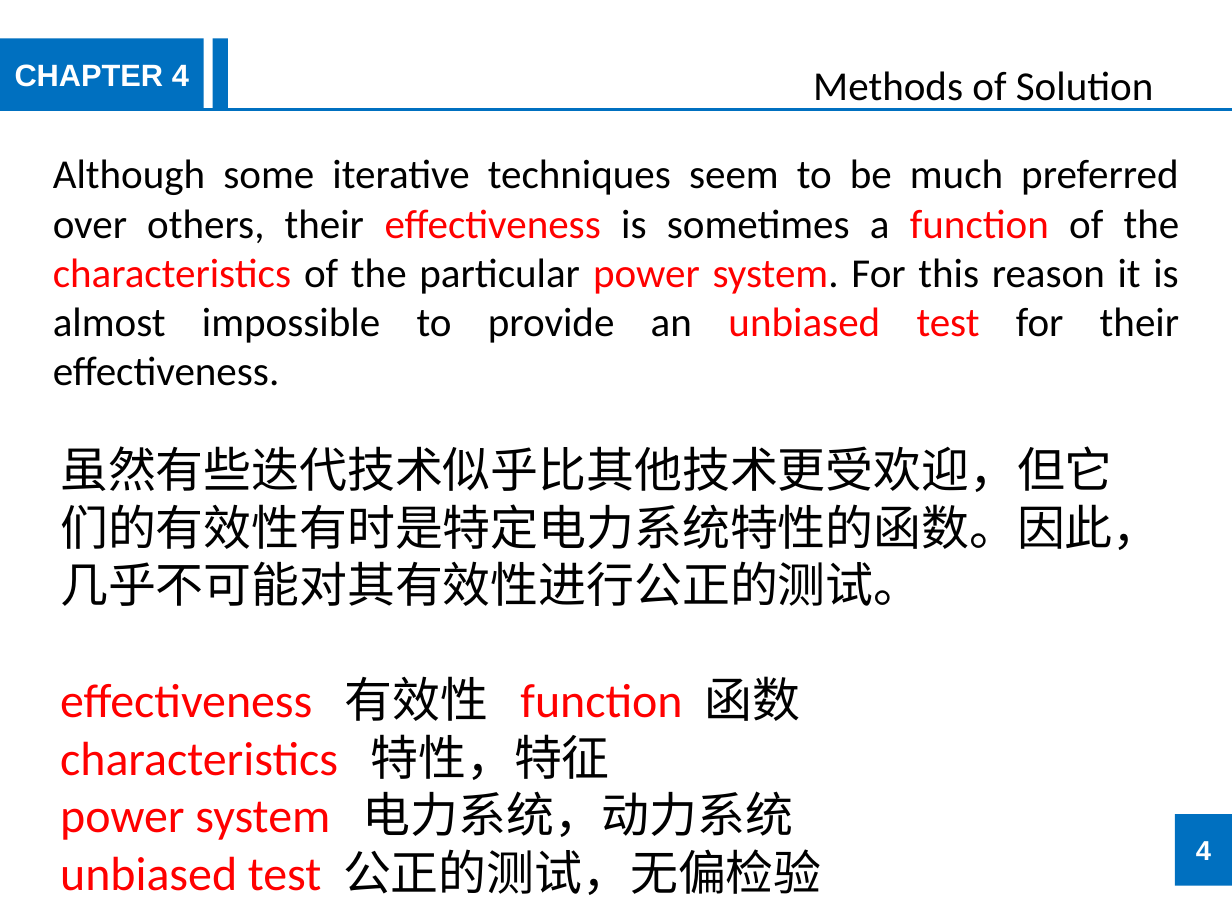
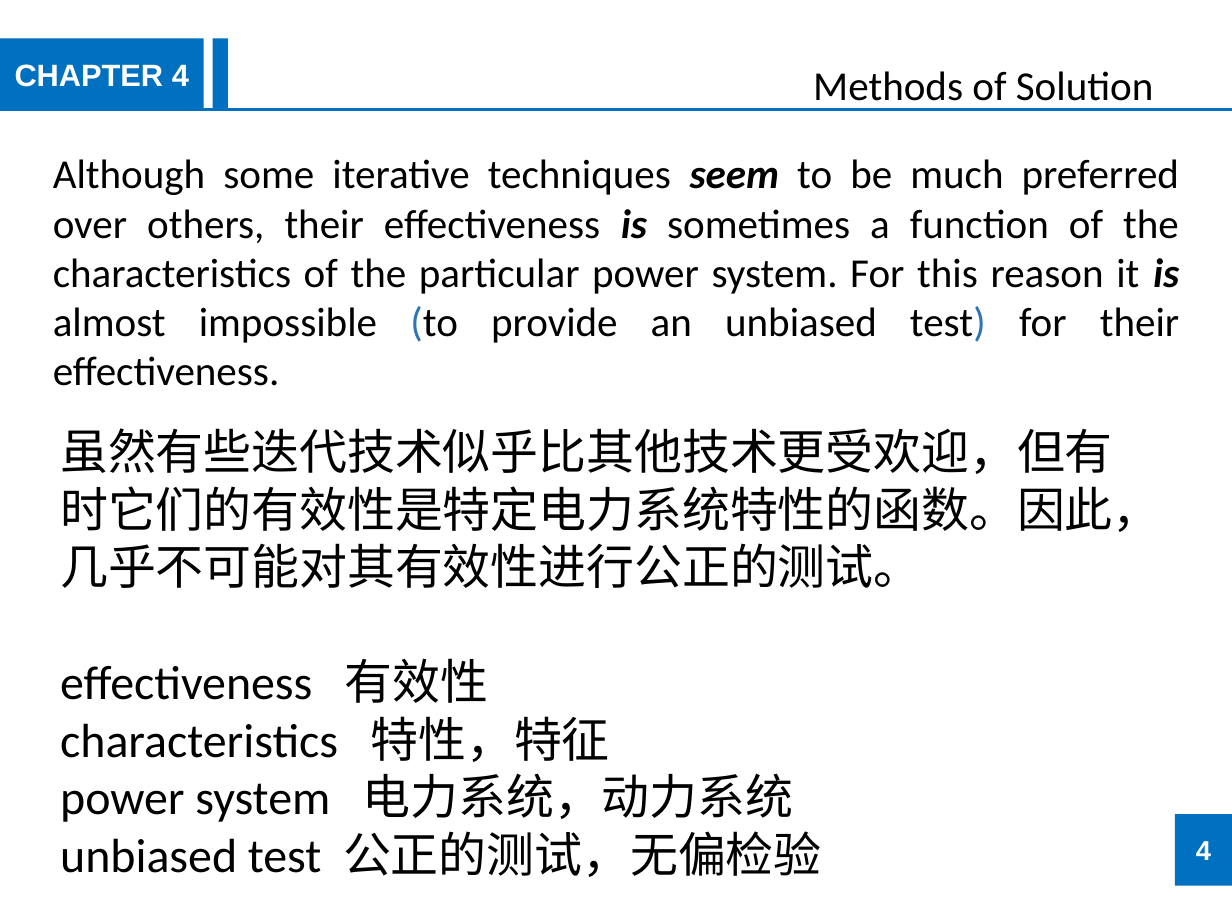
Before and after one commit to JookerLoo/Xmind, a slide deck: slide 4 of 4-3 methods of solution.pptx. Drawn at 1232x924 pixels with LibreOffice and Linux fonts; fonts in the diff are those of the drawing. Boxes give left, top, right and bottom in pixels: in the first picture for what was removed or moved away, otherwise in the second. Text is boxed around its words. In the diff, an @@ line names an element or a change of style, - is before the commit and + after.

```diff
--- a/4-3 methods of solution.pptx
+++ b/4-3 methods of solution.pptx
@@ text at (53,159,1179,386): text changed @@
-Although some iterative techniques seem to be much preferred over others, their effectiveness is sometimes a function of the characteristics of the particular power system. For this reason it is almost impossible to provide an unbiased test for their effectiveness.
+Although some iterative techniques seem to be much preferred over others, their effectiveness is sometimes a function of the characteristics of the particular power system. For this reason it is almost impossible (to provide an unbiased test) for their effectiveness.
@@ text "虽然有些迭代技术似乎比其他技术更受欢迎，但有时它们的有效性是特定电力系统特性的函数。因此，几乎不可能对其有效性进行公正的 ...": place and size @@
-text "虽然有些迭代技术似乎比其他技术更受欢迎，但有时它们的有效性是特定电力系统特性的函数。因此，几乎不可能对其有效性进行公正的 ..." at (60,446,1160,895)
+text "虽然有些迭代技术似乎比其他技术更受欢迎，但有时它们的有效性是特定电力系统特性的函数。因此，几乎不可能对其有效性进行公正的 ..." at (60,428,1160,877)
@@ text at (60,428,1160,703): text changed @@
-虽然有些迭代技术似乎比其他技术更受欢迎，但它们的有效性有时是特定电力系统特性的函数。因此，几乎不可能对其有效性进行公正的测试。
-effectiveness 有效性 function 函数
+虽然有些迭代技术似乎比其他技术更受欢迎，但有时它们的有效性是特定电力系统特性的函数。因此，几乎不可能对其有效性进行公正的测试。
+effectiveness 有效性
@@ text at (60,716,821,877): text colour #FF0000 to #000000 in "characteristics", "power system", "unbiased test" @@
```
Also in this commit, not shown: 11 other slides changed, 1 other file.
